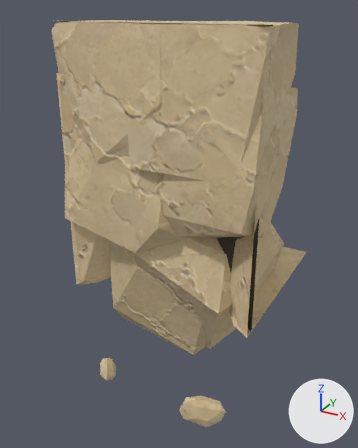
Renders of the glTF model assets/custom/models/ground_modules/ground_bottom_square_edge_02.glb from each side of a commit.
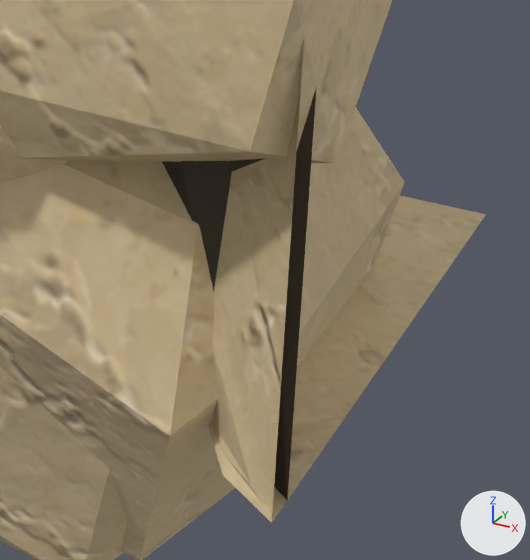
Old and new are each drawn whole from a 50 mm camera at (1.63, -1.8, 1.06) aimed at (0.42, 0.41, -0.05) and again close up on the part from 48% to 89% of the width and 43% to 78% of the height. The axes (+X, +Y, +Z) are drawn at lower right. The lights are the same throughout. The older version's two pictures come first.

The first close-up shows 'GroundBottomSquareEdge02_Body'.
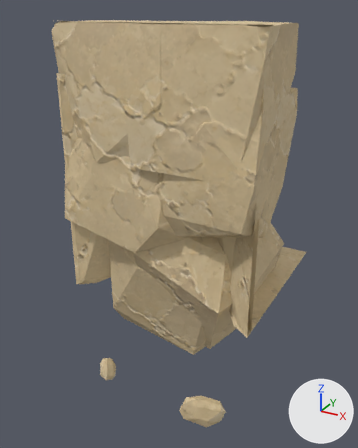
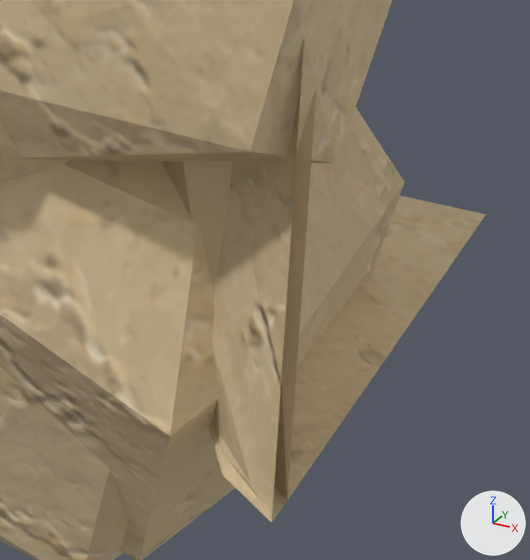
Pixel boxes [x1, y1, x2, y2] of what changed, in the close-ups (530 x 560 px):
'GroundBottomSquareEdge02_Body', recoloured (lighter): [160, 87, 319, 503] in both

The change in detail:
Material 'GroundModuleRecess' (mat_groundmodulerecess) changes colour from brown #453c32 to beige #cdb890; in linear values from (0.06, 0.045, 0.032) to (0.61, 0.48, 0.28).
